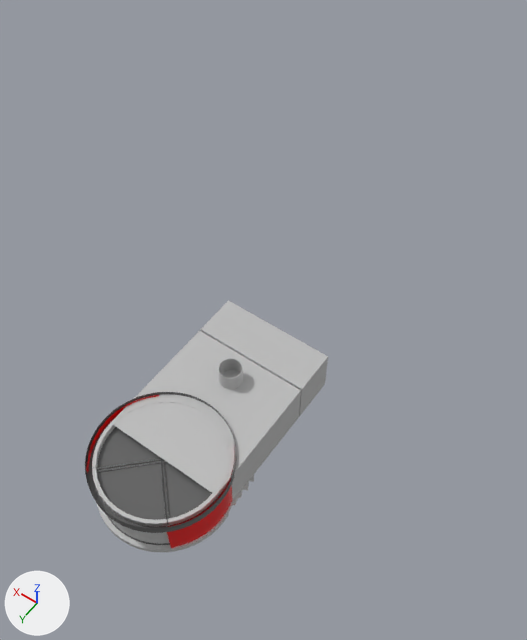
The FBX model Bad Ideas/Assets/Dev/Props/room V2/main showroom.fbx: old version first, new version second.
The view is the same before and after, from a 50 mm camera at (-72.0, 71.0, 184.0) aimed at (15.0, -51.0, -7.0). Lighting does not change. The marker at lower left points along +X, +Y and +Z. The older version comes first. Where no turn or scale is listed for an object, it has been applied to the vertices. Vertices at exactly the same position are counted once.

Objects in the first picture: 'carosel_rof', 'curtains', 'room', 'stairs' and 8 more.
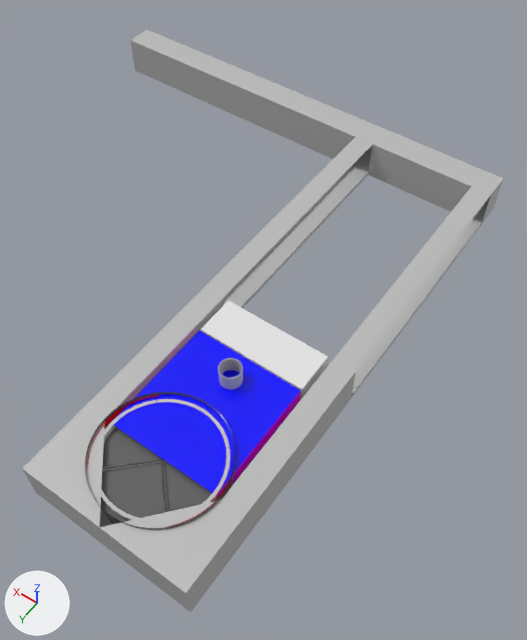
The change, as a list of edits to the scene's bpy script:
```text
Add mat_mirrorroomfloor:
    mat_mirrorroomfloor = principled_material('MirrorRoomFloor')
    mat_mirrorroomfloor.base_color = (0.8, 0.8, 0.8)  # white #e7e7e7
    mat_mirrorroomfloor.roughness = 0.2
Add mat_gameshow_walls:
    mat_gameshow_walls = principled_material('gameshow_walls')
    mat_gameshow_walls.base_color = (1.0, 0.0, 1.0)  # pink #ff00ff
    mat_gameshow_walls.roughness = 0.2
Add mat_ceiling:
    mat_ceiling = principled_material('ceiling')
    mat_ceiling.base_color = (0.0, 0.0, 1.0)  # blue #0000ff
    mat_ceiling.roughness = 0.2
Add mat_mirrorroomwall:
    mat_mirrorroomwall = principled_material('MirrorRoomWall')
    mat_mirrorroomwall.base_color = (0.8, 0.8, 0.8)  # white #e7e7e7
    mat_mirrorroomwall.roughness = 0.2
Add mat_mirrorroomceiling:
    mat_mirrorroomceiling = principled_material('MirrorRoomCeiling')
    mat_mirrorroomceiling.base_color = (0.8, 0.8, 0.8)  # white #e7e7e7
    mat_mirrorroomceiling.roughness = 0.2
Add mat_tiled_floor:
    mat_tiled_floor = principled_material('tiled_floor')
    mat_tiled_floor.base_color = (0.231, 0.231, 0.231)  # grey #848484
    mat_tiled_floor.roughness = 0.2
Change me_mesh_001:
    where me_mesh_001.from_pydata(...)  # 24 vertices, 21 faces; spans x -17.6..17.6, y -32.7..18.8, z -7.2..7.2
    used by ob_room; location = (0.0, -4.1, 7.8)
    me_mesh_001 part 1: the 1 face centred in x 0.0, y 0.0, z 7.2 switches from mat_openpbr_shader1 (grey #bcbcbc) to mat_ceiling (blue #0000ff)
    me_mesh_001 part 2: all 2 faces centred in x -17.6..17.6, y 0.0, z 0.0 switch from mat_openpbr_shader1 (grey #bcbcbc) to mat_gameshow_walls (pink #ff00ff)
    me_mesh_001 part 3: all 2 faces centred in x -17.6..17.6, y -26.0, z 0.0 switch from mat_openpbr_shader1 (grey #bcbcbc) to mat_mirrorroomwall (white #e7e7e7)
    me_mesh_001 part 4: the 1 face centred in x 0.0, y -26.0, z 7.2 switches from mat_openpbr_shader1 (grey #bcbcbc) to mat_mirrorroomceiling (white #e7e7e7)
    add me_mesh_001.materials.append(mat_ceiling)  # blue #0000ff
    add me_mesh_001.materials.append(mat_tiled_floor)  # grey #848484
    add me_mesh_001.materials.append(mat_mirrorroomceiling)  # white #e7e7e7
    add me_mesh_001.materials.append(mat_mirrorroomfloor)  # white #e7e7e7
Add me_mesh_010_1:
    me_mesh_010_1.from_pydata(...)  # 63 vertices, 56 faces; spans x -4.0..159.0, y -131.0..42.0, z -7.0..7.0
    me_mesh_010_1.materials.append(mat_openpbr_shader1)  # grey #bcbcbc
Add ob_halls:
    ob_halls = bpy.data.objects.new('halls', me_mesh_010_1)
    ob_halls.location = (-23.0, -4.3, 8.0)
```

Location of each change, [x1, y1, x2, y2] in pixels of the pictures (527 x 640 px):
'halls', added
    after: [22, 29, 504, 612]
part 1 of me_mesh_001, recoloured (grey to blue)
    both: [114, 330, 301, 494]
part 2 of me_mesh_001, recoloured
    both: [216, 391, 301, 498]
part 3 of me_mesh_001, recoloured
    before: [300, 357, 328, 415]
    after: [301, 357, 328, 399]
part 4 of me_mesh_001, recoloured (grey to white)
    both: [201, 300, 328, 389]
'curtains', unchanged, covered by the edit
    before: [86, 395, 235, 548]
    after: [86, 395, 235, 527]
